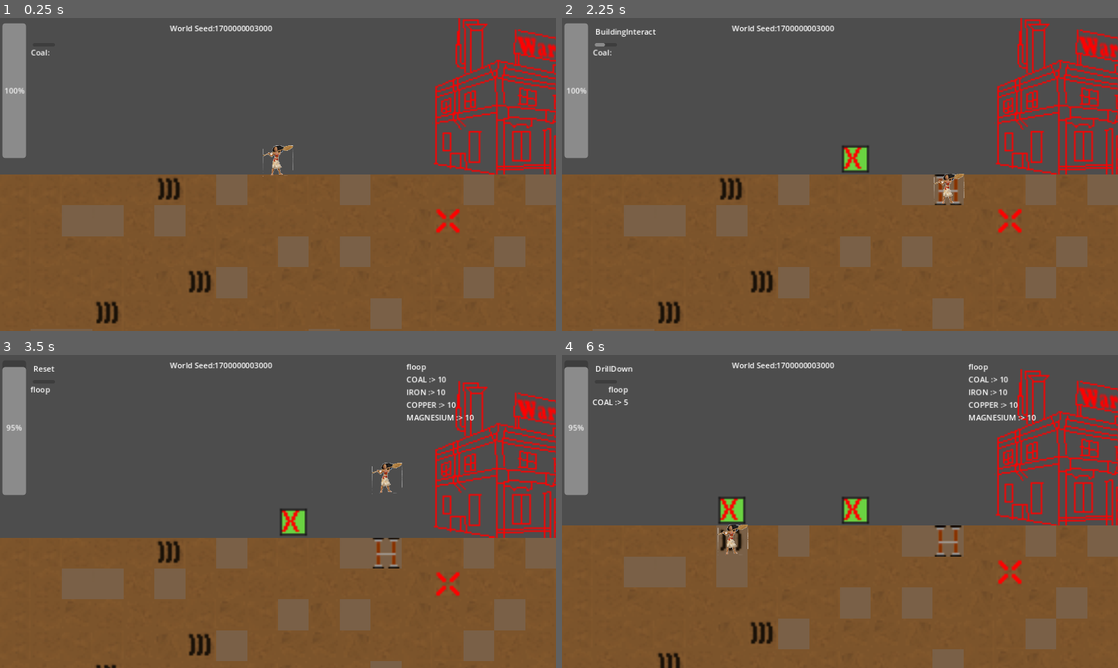
Above: before the commit, frames 1-4 (two rows, left to right).
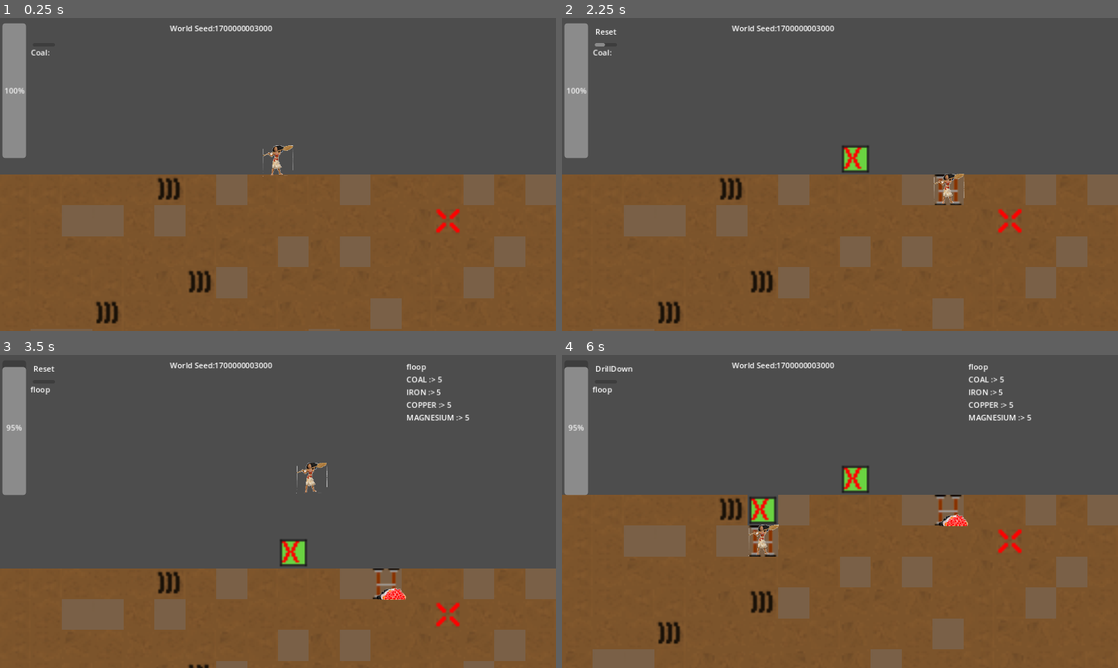
Above: after the commit, the same moments.

Repository: TrakeMuldoon/GodotMineTower
Game: Godot game, scene res://World/world.tscn
The game is run twice, just before and just after one commit, with the same random seed, the same clock (stepped at 60 frames per second) and the same inputs.
Inputs:
- Up to frame 1 (0.25 s): no input
- Up to frame 2 (2.25 s): tap Enter at 0.5 s; hold D (go_right) 0.53-1.28 s; tap X (Mark) at 0.6 s; hold S (go_down) 1.28-2.03 s; tap M (Mine) at 1.35 s; hold D (go_right) from 2.03 s (still down); hold T (Return, bound only after the commit) from 2.03 s (still down)
- Up to frame 3 (3.5 s): release D (go_right) at 2.78 s; release T (Return, bound only after the commit) at 2.78 s; hold Up (go_up) from 2.78 s (still down); tap R (Return, bound only before the commit) at 2.85 s
- Up to frame 4 (6 s): release Up (go_up) at 3.53 s; hold E (UseBuilding, bound only after the commit) 3.53-4.28 s; hold A (go_left) 3.53-5.03 s; tap Z (Wall) at 4.35 s; hold S (go_down) 5.03-5.78 s; tap X (Mark) at 5.1 s; hold D (go_right) from 5.78 s (still down); tap M (Mine) at 5.85 s

The runs differ from the first frame. In frame 1, 3.7% of the frame differs, in the area x 77-100%, y 0-50%; in frame 2, 3.8%; in frame 3, 26%; in frame 4, 28%, in the area x 0-100%, y 4-100%.

Commit message:
Tutorial Set Up

Diff:
--- /dev/null
+++ b/HUD/tutorial.tscn
@@ -0,0 +1,3 @@
+[gd_scene format=3 uid="uid://wh5h3jf304q7"]
+
+[node name="Tutorial" type="Node"]
--- a/World/world.tscn
+++ b/World/world.tscn
@@ -6,6 +6,7 @@
 [ext_resource type="PackedScene" uid="uid://bhd3na60mj5w0" path="res://Characters/tank_character.tscn" id="3_t8821"]
 [ext_resource type="PackedScene" uid="uid://caewvun7a74qq" path="res://HUD/hud.tscn" id="4_xx605"]
 [ext_resource type="PackedScene" uid="uid://cpqctqefpo5va" path="res://Buildings/gas_station.tscn" id="6_7o2mp"]
+[ext_resource type="PackedScene" uid="uid://wh5h3jf304q7" path="res://HUD/tutorial.tscn" id="7_2c4fp"]
 
 [node name="World" type="Node"]
 script = ExtResource("1_s4pm6")
@@ -15,11 +16,11 @@
 [node name="StartPosition" type="Marker2D" parent="."]
 
 [node name="Warehouse" parent="." instance=ExtResource("3_h2g8o")]
-position = Vector2(500, 0)
+position = Vector2(800, 0)
 scale = Vector2(3, 3)
 
 [node name="GasStation" parent="." instance=ExtResource("6_7o2mp")]
-position = Vector2(1065, -134)
+position = Vector2(1365, -134)
 scale = Vector2(2, 2)
 
 [node name="TankCharacter" parent="." instance=ExtResource("3_t8821")]
@@ -39,6 +40,8 @@
 drag_right_margin = 0.5
 drag_bottom_margin = 0.1
 
+[node name="Tutorial" parent="." instance=ExtResource("7_2c4fp")]
+
 [connection signal="found_ore" from="WorldLevel" to="TankCharacter" method="_on_world_level_found_ore"]
 [connection signal="fill_gastank" from="GasStation" to="TankCharacter" method="_on_gas_station_fill_gastank"]
 [connection signal="build_mine" from="TankCharacter" to="WorldLevel" method="_on_tank_character_build_mine"]
--- a/project.godot
+++ b/project.godot
@@ -67,12 +67,12 @@
 }
 Return={
 "deadzone": 0.5,
-"events": [Object(InputEventKey,"resource_local_to_scene":false,"resource_name":"","device":-1,"window_id":0,"alt_pressed":false,"shift_pressed":false,"ctrl_pressed":false,"meta_pressed":false,"pressed":false,"keycode":0,"physical_keycode":82,"key_label":0,"unicode":114,"echo":false,"script":null)
+"events": [Object(InputEventKey,"resource_local_to_scene":false,"resource_name":"","device":-1,"window_id":0,"alt_pressed":false,"shift_pressed":false,"ctrl_pressed":false,"meta_pressed":false,"pressed":false,"keycode":0,"physical_keycode":84,"key_label":0,"unicode":116,"echo":false,"script":null)
 ]
 }
 UseBuilding={
 "deadzone": 0.5,
-"events": [Object(InputEventKey,"resource_local_to_scene":false,"resource_name":"","device":-1,"window_id":0,"alt_pressed":false,"shift_pressed":false,"ctrl_pressed":false,"meta_pressed":false,"pressed":false,"keycode":0,"physical_keycode":84,"key_label":0,"unicode":116,"echo":false,"script":null)
+"events": [Object(InputEventKey,"resource_local_to_scene":false,"resource_name":"","device":-1,"window_id":0,"alt_pressed":false,"shift_pressed":false,"ctrl_pressed":false,"meta_pressed":false,"pressed":false,"keycode":0,"physical_keycode":69,"key_label":0,"unicode":101,"echo":false,"script":null)
 ]
 }
 
Not shown, changed: TODO.txt
Not shown: 1 places in World/world.tscn that only renumber resources
Not shown, added: assets/TutorialSigns.pdn
